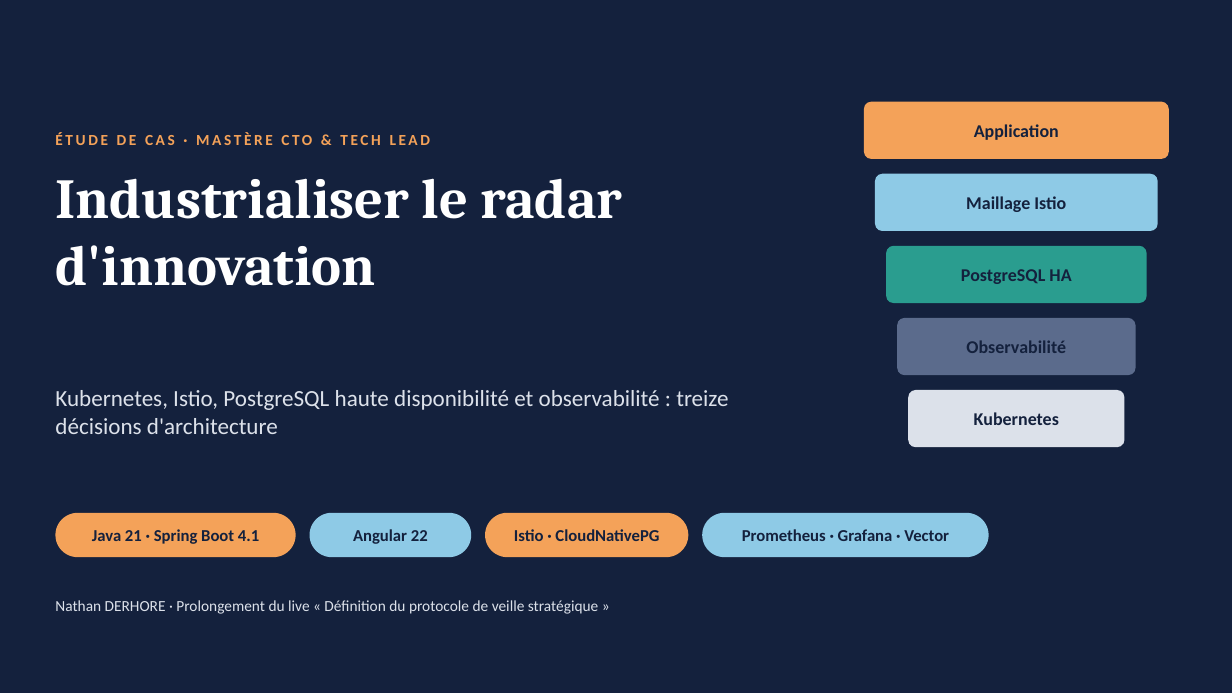
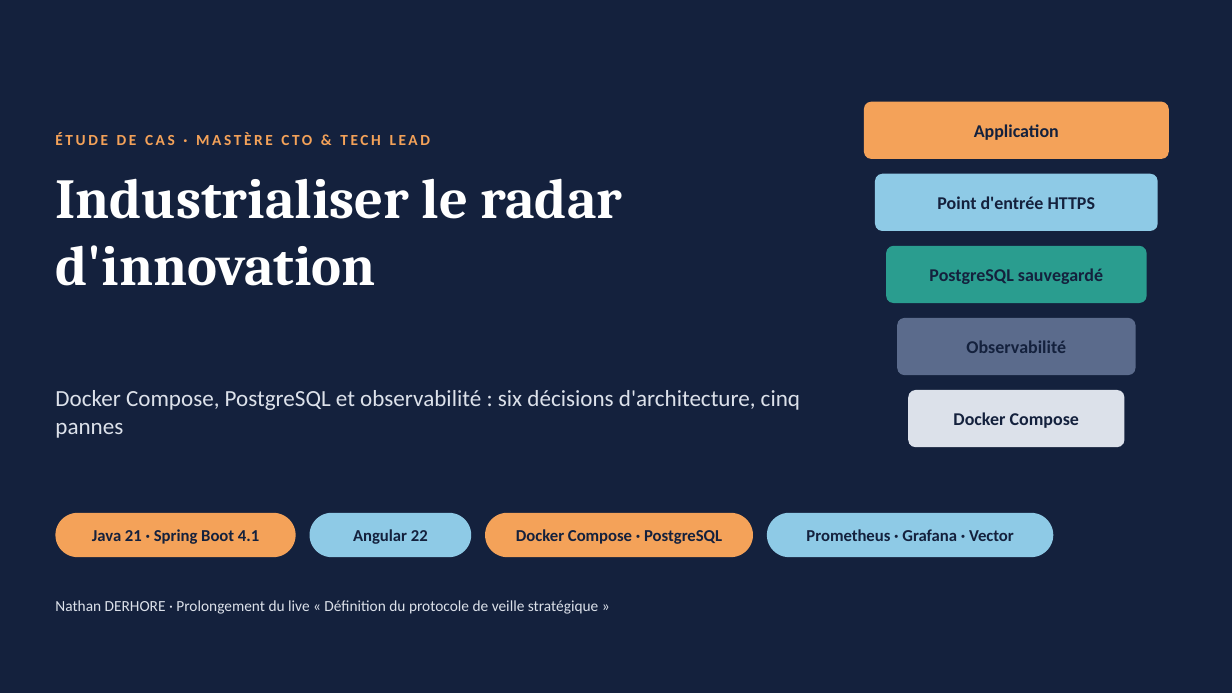
Before and after one commit to nderhore/radar-veille-ia-kubernetes, a slide deck: slide 1 of 03_slides-etude-de-cas.pptx. Drawn at 1232x693 pixels with LibreOffice and Linux fonts; fonts in the diff are those of the drawing. Boxes give left, top, right and bottom in pixels: in the first picture for what was removed or moved away, otherwise in the second. Text is boxed around its words. In the diff, an @@ line names an element or a change of style, - is before the commit and + after.

Commit message:
docs: adapte l'étude de cas, les diapositives et les runbooks à docker compose

```diff
--- a/03_slides-etude-de-cas.pptx
+++ b/03_slides-etude-de-cas.pptx
@@ text at (x1=937, y1=196, x2=1095, y2=209): text changed @@
-Maillage Istio
+Point d'entrée HTTPS
@@ text at (x1=929, y1=268, x2=1103, y2=284): text changed @@
-PostgreSQL HA
+PostgreSQL sauvegardé
@@ text at (x1=55, y1=390, x2=800, y2=438): text changed @@
-Kubernetes, Istio, PostgreSQL haute disponibilité et observabilité : treize décisions d'architecture
+Docker Compose, PostgreSQL et observabilité : six décisions d'architecture, cinq pannes
@@ text at (x1=953, y1=412, x2=1079, y2=428): text changed @@
-Kubernetes
+Docker Compose
@@ rounded rectangle resized from (x1=485, y1=513, x2=689, y2=557) to (x1=485, y1=513, x2=753, y2=557) @@
@@ text at (x1=516, y1=529, x2=722, y2=544): text changed @@
-Istio · CloudNativePG
+Docker Compose · PostgreSQL
@@ text "Prometheus · Grafana · Vector" moved from (x1=742, y1=529, x2=949, y2=541) to (x1=806, y1=529, x2=1014, y2=541) @@
@@ rounded rectangle moved from (x1=702, y1=513, x2=989, y2=557) to (x1=767, y1=513, x2=1054, y2=557) @@
```
Also in this commit, not shown: 13 other slides changed, 7 slides added, 8 slides removed, 5 other files.
